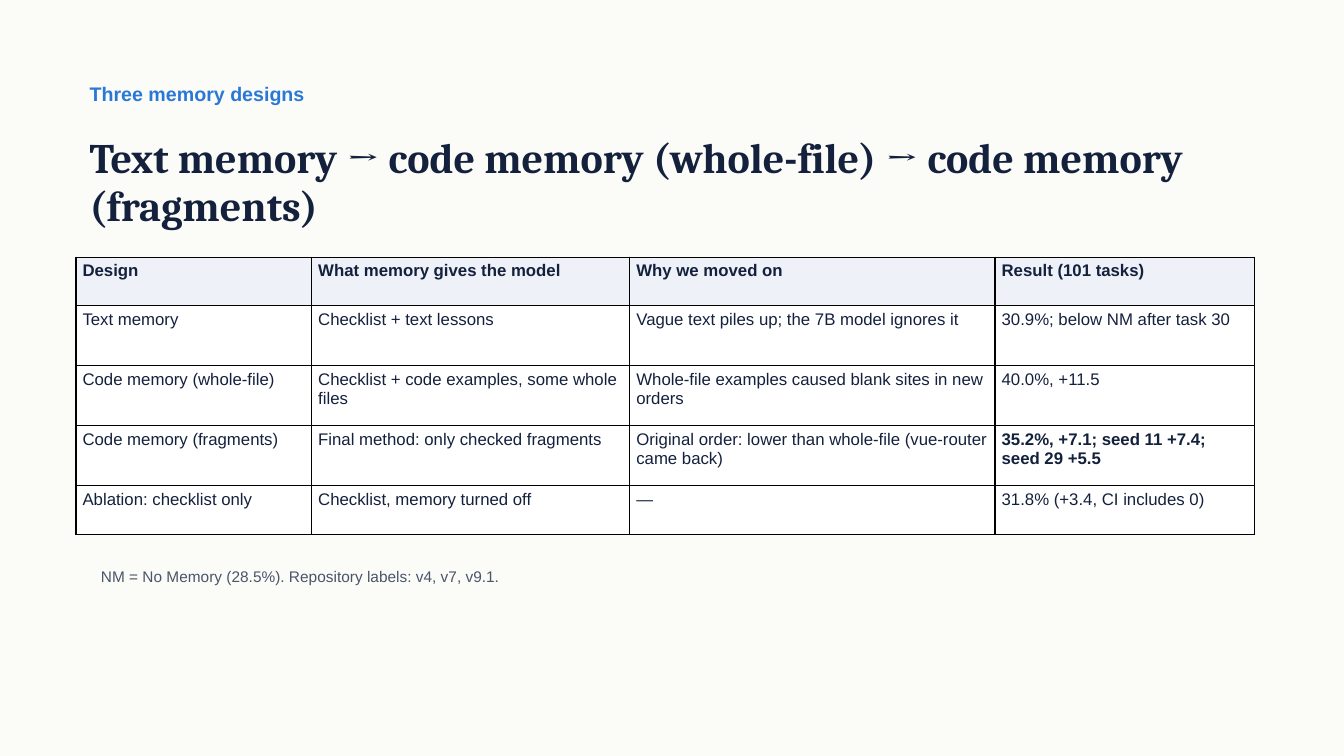
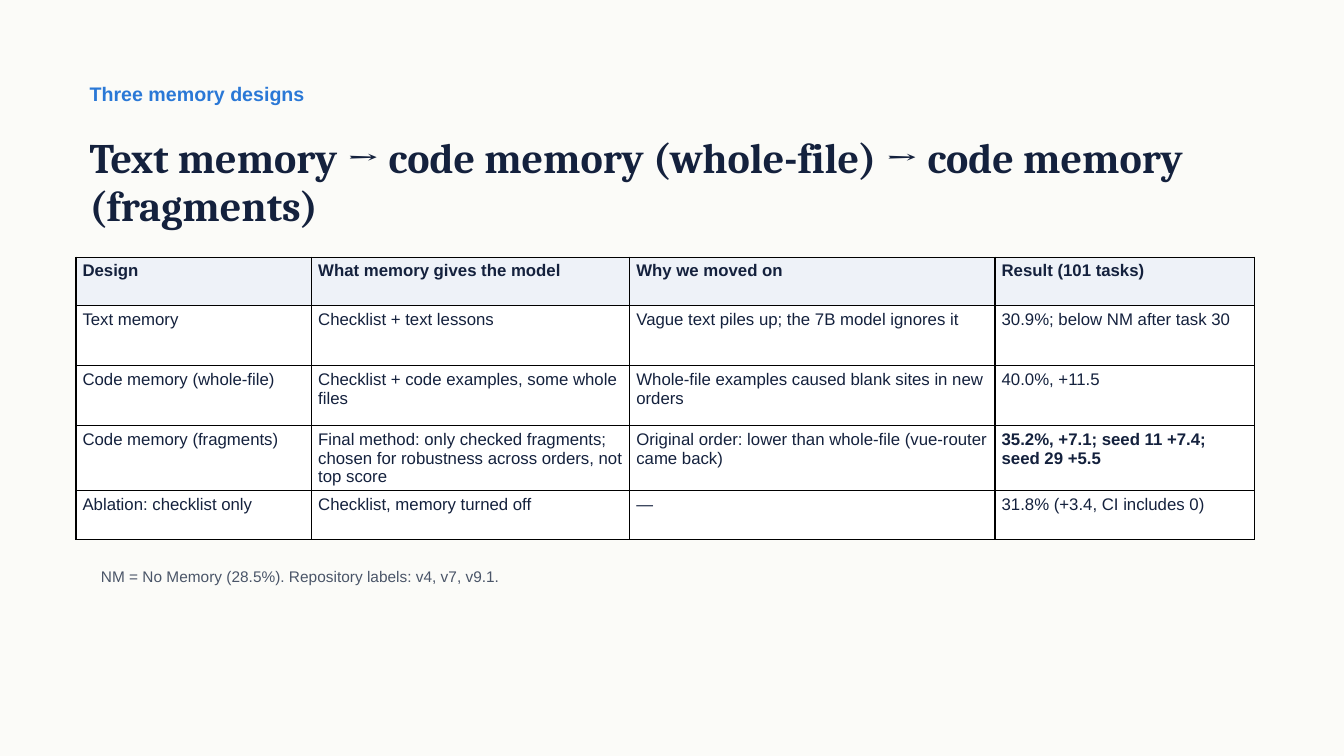
Before and after one commit to qiaopan/WebGen-Bench, a slide deck: slide 11 of docs/reports/group_meeting_deck_2026-10-16-en-v11/V11-Long-term memory for a small website generator.pptx. Drawn at 1344x756 pixels with LibreOffice and Linux fonts; fonts in the diff are those of the drawing. Boxes give left, top, right and bottom in pixels: in the first picture for what was removed or moved away, otherwise in the second. Text is boxed around its words. In the diff, an @@ line names an element or a change of style, - is before the commit and + after.

```diff
--- a/docs/reports/group_meeting_deck_2026-10-16-en-v11/V11-Long-term memory for a small website generator.pptx
+++ b/docs/reports/group_meeting_deck_2026-10-16-en-v11/V11-Long-term memory for a small website generator.pptx
@@ table at bbox=[76, 257, 1254, 534] @@
-row 4, column 2: Final method: only checked fragments
+row 4, column 2: Final method: only checked fragments; chosen for robustness across orders, not top score
```
Also in this commit, not shown: 11 other files.
